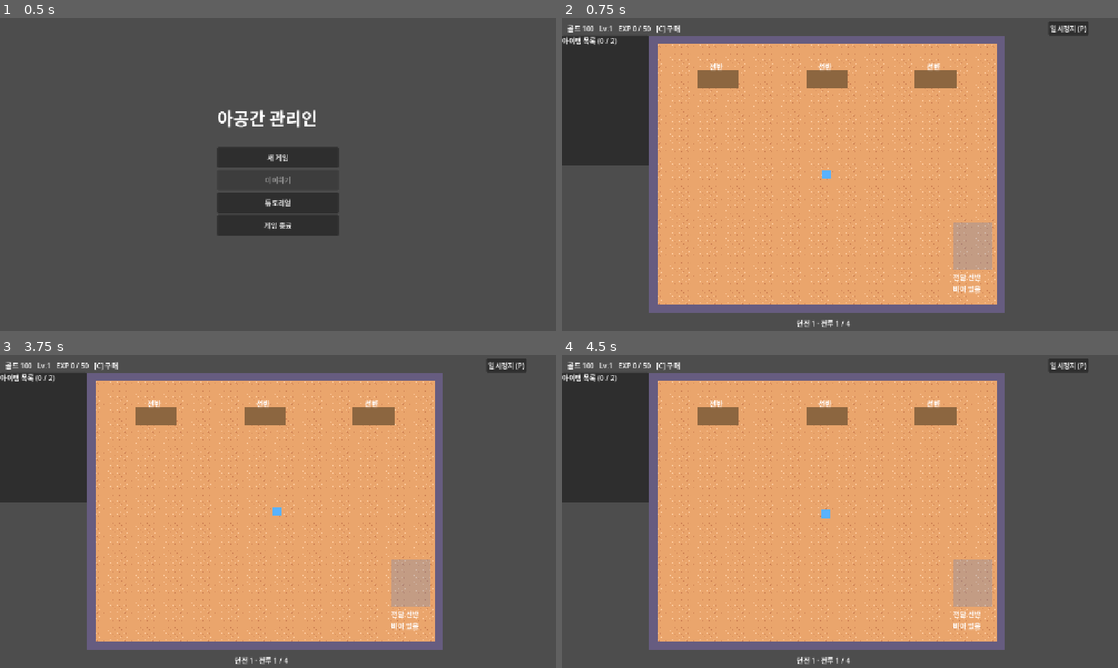
Above: before the commit, frames 1-4 (two rows, left to right).
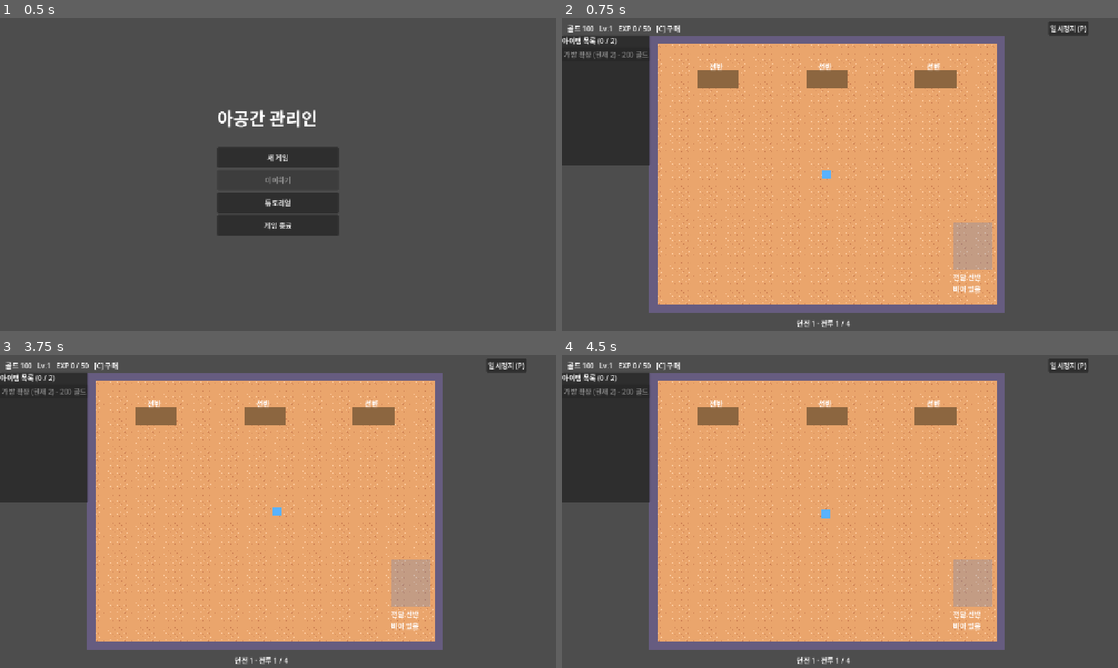
Above: after the commit, the same moments.

Repository: JaeyoungMyo/TheBetweenkeeper
Game: Godot game, scene res://scenes/main_menu.tscn
The game is run twice, just before and just after one commit, with the same random seed, the same clock (stepped at 60 frames per second) and the same inputs.
Inputs (mouse positions are in pixels of both pictures, inside the frame that each line leads up to):
- Up to frame 1 (0.5 s): no input
- Up to frame 2 (0.75 s): click "새 게임" at 0.5 s
- Up to frame 3 (3.75 s): click "일시정지 (P)" at 1.25 s; click "계속하기 (P)" at 2 s; click "계속하기 (P)" at 2.75 s; tap Enter at 3.5 s; drag from (278, 511) to (333, 442) at 3.52 s
- Up to frame 4 (4.5 s): tap Space at 4.25 s; drag from (728, 527) to (812, 574) at 4.27 s

Frame 1 is identical in both runs. In frame 2, 0.2% of the frame differs, in the area x 0-16%, y 5-48%; in frame 3, 0.2%; in frame 4, 0.2%.

Commit message:
칸 추가는 선반 패널 (맨 위 버튼, + 키), C 메뉴는 선반 구매만, 가방 확장은 목록 아래 (110/110)
Co-Authored-By: Claude Haiku 5.5 <noreply@anthropic.com>
Claude-Session: https://claude.ai/code/session_0121nzt2UG16d76XWYTLiz1b

Diff:
--- a/scripts/storage/player_controller.gd
+++ b/scripts/storage/player_controller.gd
@@ -93,6 +93,7 @@
 		"slot_4": [KEY_4, KEY_KP_4],
 		"slot_5": [KEY_5, KEY_KP_5],
 		"slot_6": [KEY_6, KEY_KP_6],
+		"slot_add": [KEY_EQUAL, KEY_KP_ADD],
 	}
 	for action in binds:
 		if InputMap.has_action(action):
--- a/scripts/storage/storage_room.gd
+++ b/scripts/storage/storage_room.gd
@@ -257,6 +257,8 @@
 	_update_hover(get_global_mouse_position())
 	if shelf_panel.visible and not near_shelf():
 		shelf_panel.hide()
+	if shelf_panel.visible and Input.is_action_just_pressed("slot_add"):
+		buy_current_slot()
 	if Input.is_action_just_pressed("interact"):
 		interact()
 	if Input.is_action_just_pressed("drop_item"):
--- a/scripts/storage/tutorial_storage.gd
+++ b/scripts/storage/tutorial_storage.gd
@@ -114,8 +114,8 @@
 	# 6. 상점 퀘스트
 	s.append({"text": "[b]6. 상점 퀘스트[/b] 상점이 열렸습니다. 요청 품목 [b]검[/b] 을 선반에서 꺼내 [b]전달 선반[/b] 에 [b]Z[/b] 로 넣으세요. 판매되면 골드와 EXP 를 얻습니다.", "check": func() -> bool: return _sell_ok})
 	# 7. 선반 구매와 확장
-	s.append({"text": "[b]7. 선반 구매[/b] 튜토리얼 지원금 500골드를 드렸습니다. [b]C[/b] 키로 메뉴를 열고 위 구역 [b]새 선반 사기[/b] 를 누르세요.", "enter": func() -> void: EconomyManager.add_gold(500), "check": func() -> bool: return room_shelves() >= 2})
-	s.append({"text": "[b]7. 칸 확장[/b] 아래 구역 [b]칸 확장[/b] 에서 [b]선반 1 · 칸 추가[/b] 를 눌러 칸을 늘리세요. 선반마다 따로 늘립니다.", "check": func() -> bool: return shelves[0].state.slot_count > 3})
+	s.append({"text": "[b]7. 선반 구매[/b] 튜토리얼 지원금 500골드를 드렸습니다. [b]C[/b] 키로 메뉴를 열고 [b]새 선반 사기[/b] 를 누르세요. (C 메뉴는 선반 구매만 합니다)", "enter": func() -> void: EconomyManager.add_gold(500), "check": func() -> bool: return room_shelves() >= 2})
+	s.append({"text": "[b]7. 칸 확장[/b] 선반 [b]앞[/b] 에서 [b]X[/b] 로 선반을 열고, 패널 맨 위 [b]칸 추가[/b] 버튼을 누르거나 [b]+[/b] 키를 누르세요. 선반마다 따로 늘립니다.", "check": func() -> bool: return shelves[0].state.slot_count > 3})
 	s.append({"info": true, "text": "[b]튜토리얼 완료![/b] 이제 메인 메뉴에서 [b]새 게임[/b] 을 눌러 시작하세요. 시작 버튼을 누르면 메인 메뉴로 돌아갑니다."})
 	return s
 
--- a/scripts/ui/growth_ui.gd
+++ b/scripts/ui/growth_ui.gd
@@ -49,20 +49,14 @@
 
 func _fill_menu() -> void:
 	_clear(_menu_box)
-	_buy_button("가방 확장 (현재 %d)" % ItemManager.bag_size, EconomyManager.bag_price(ItemManager), func() -> void: EconomyManager.buy_bag(ItemManager))
-	# 구역 1: 선반 구매 (새 선반을 하나 더 놓는다)
+	# C 메뉴는 선반 구매만 다룬다. 칸 추가는 선반을 열어서 (버튼 또는 + 키)
 	_section("[ 선반 구매 ]")
 	var n := room.shelves.size()
 	if n >= EconomyManager.config["shelf_prices"].size() + 1:
 		_info("새 선반: 최대 %d개입니다" % n)
 	else:
 		_buy_button("새 선반 사기 (%d번째)" % (n + 1), EconomyManager.shelf_price(n), func() -> void: room.buy_shelf())
-		_info("새 선반은 칸 3개로 시작합니다")
-	# 구역 2: 칸 확장 (선반마다 따로 칸을 늘린다)
-	_section("[ 칸 확장 ] 선반마다 따로 늘립니다")
-	for i in room.shelves.size():
-		var state: FacilityState = room.shelves[i].state
-		_buy_button("선반 %d · 칸 %d → 칸 추가" % [i + 1, state.slot_count], EconomyManager.slot_price(state, i), func() -> void: EconomyManager.buy_slot(state, i))
+		_info("새 선반은 칸 3개로 시작합니다. 칸 추가는 선반을 열고 버튼이나 + 키")
 	var close := Button.new()
 	close.name = "menu-close-button"
 	close.text = "닫기 (C)"
--- a/scripts/ui/item_list_panel.gd
+++ b/scripts/ui/item_list_panel.gd
@@ -23,6 +23,15 @@
 	_box.add_child(title)
 	for item in items:
 		_box.add_child(make_entry(item))
+	# 가방 확장 (운반 개수) 은 목록 아래에 둔다
+	var bag := Button.new()
+	bag.name = "bag-expand-button"
+	var price := EconomyManager.bag_price(ItemManager)
+	bag.text = "가방 확장 (현재 %d) - %s" % [ItemManager.bag_size, "최대" if price < 0 else "%d 골드" % price]
+	bag.disabled = price < 0 or price > EconomyManager.gold()
+	bag.focus_mode = Control.FOCUS_NONE
+	bag.pressed.connect(func() -> void: EconomyManager.buy_bag(ItemManager))
+	_box.add_child(bag)
 
 
 static func describe(items: Array) -> String:
--- a/scripts/ui/shelf_panel.gd
+++ b/scripts/ui/shelf_panel.gd
@@ -30,7 +30,7 @@
 	if title != "":
 		var buy := Button.new()
 		buy.name = "shelf-buy-slot-button"
-		buy.text = "%s 칸 추가 - %s" % [title, "최대" if price < 0 else "%d 골드" % price]
+		buy.text = "%s 칸 추가 (+ 키) - %s" % [title, "최대" if price < 0 else "%d 골드" % price]
 		buy.disabled = price < 0 or price > EconomyManager.gold()
 		buy.focus_mode = Control.FOCUS_NONE
 		buy.pressed.connect(func() -> void: slot_purchase_requested.emit())
--- a/tests/integration/test_behavior_more.gd
+++ b/tests/integration/test_behavior_more.gd
@@ -196,3 +196,20 @@
 	expect(room.shelves.size() == 6, "six shelves (got %d)" % room.shelves.size())
 	expect(not room.buy_shelf(), "seventh shelf is not sold")
 	room.free()
+
+
+func test_plus_key_adds_slot_on_open_shelf() -> void:
+	# 선반이 열려 있으면 + 키로 그 선반에 칸을 추가한다 (C 메뉴는 선반 구매만)
+	var room = _room()
+	await _frames(3)
+	var eco = room.get_node("/root/EconomyManager")
+	eco.add_gold(1000)
+	room.shelf = room.shelves[0]
+	room.player.position = room.shelves[0].position + Vector2(0, 60)
+	room.shelf_panel.show_for(room.shelf.state, room.get_node("/root/ItemManager").items, "선반 1", eco.slot_price(room.shelf.state, 0))
+	room.shelf_panel.show()
+	var before: int = room.shelves[0].state.slot_count
+	await _key(KEY_EQUAL)
+	await _frames(2)
+	expect(room.shelves[0].state.slot_count == before + 1, "+ key adds a slot to the open shelf")
+	room.free()
Not shown, changed: TEST.md
Not shown, changed: aidlc-docs/audit.md
